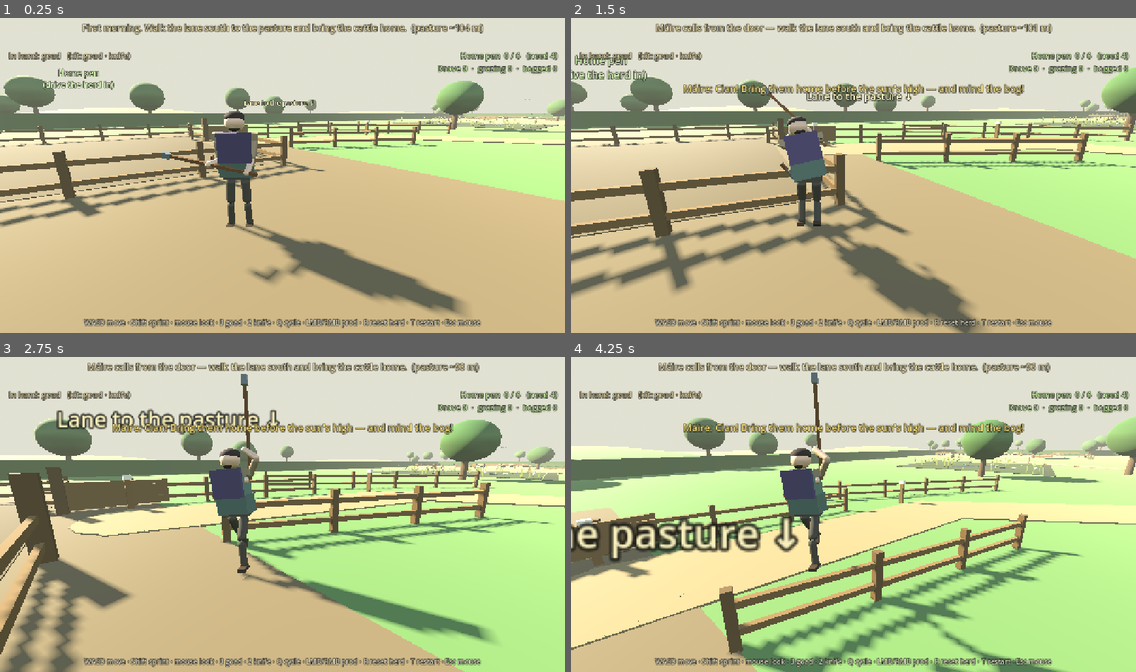
Above: before the commit, frames 1-4 (two rows, left to right).
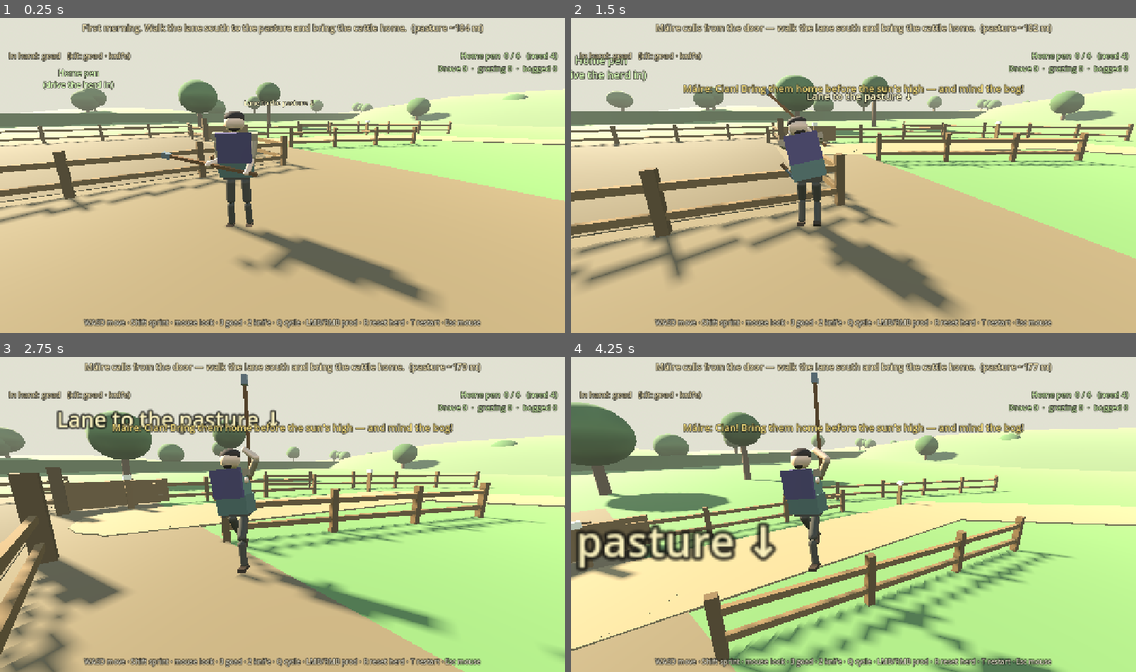
Above: after the commit, the same moments.

Repository: fortins4/devPlayground
Game: Godot game, scene res://scenes/prologue/opening_cattle_drive.tscn
Same seed, same stepped clock (60 frames per second), same inputs: the game is played once before the commit and once after it. This scene is started directly instead of the project's main scene.
Inputs (mouse positions are in pixels of both pictures, inside the frame that each line leads up to):
- Up to frame 1 (0.25 s): no input
- Up to frame 2 (1.5 s): tap Enter at 0.5 s; move the mouse to (881, 172) at 0.52 s; hold Right mouse button (attack_heavy) 0.53-1.28 s; hold W (move_forward) from 0.53 s (still down); click (881, 172) at 0.67 s; tap Space (jump) at 0.77 s; move the mouse to (825, 175) at 1.27 s; click (825, 175) at 1.35 s
- Up to frame 3 (2.75 s): keep holding W (move_forward); tap Space (jump) at 1.52 s; move the mouse to (293, 508) at 2.02 s; hold H (band_toggle) from 2.03 s (still down)
- Up to frame 4 (4.25 s): keep holding W (move_forward); move the mouse to (847, 517) at 2.77 s; release H (band_toggle) at 2.78 s; tap Ctrl (crouch) at 2.85 s; click (847, 517) at 2.92 s; tap Space (jump) at 3.02, 3.77 s; move the mouse to (893, 517) at 3.52 s; hold Q (cycle_weapon) from 3.53 s (still down)

The runs differ from the first frame. In frame 1, 12% of the frame differs, in the area x 0-100%, y 2-95%; in frame 2, 15%; in frame 3, 17%; in frame 4, 28%, in the area x 0-100%, y 1-100%.

Commit message:
feat(prologue): seclude cattle pasture behind hills and bog
Pull the grazing pasture farther south-west (~180 m from the house) into
a hollow tucked behind low rolling ridges and bog ground so the herd is
out of sight of the farmhouse. Extend PathMarkers (Bend6–8) around the
new terrain, shift BogZone beside the mid/far lane, and keep Máire
callout + early S-bends. Combat untouched; Home pen HUD unchanged.

Diff:
--- a/scenes/prologue/opening_cattle_drive.tscn
+++ b/scenes/prologue/opening_cattle_drive.tscn
@@ -33,7 +33,7 @@
 size = Vector3(12.6, 2.4, 10.6)
 
 [sub_resource type="BoxShape3D" id="Shape_bog"]
-size = Vector3(18, 2, 18)
+size = Vector3(22, 2, 22)
 
 [sub_resource type="BoxShape3D" id="Shape_pasture"]
 size = Vector3(40, 2.4, 28)
@@ -48,7 +48,7 @@
 light_color = Color(1, 0.92, 0.8, 1)
 light_energy = 1.2
 shadow_enabled = true
-directional_shadow_max_distance = 140.0
+directional_shadow_max_distance = 240.0
 
 [node name="PathMarkers" type="Node3D" parent="."]
 
@@ -65,13 +65,22 @@
 transform = Transform3D(1, 0, 0, 0, 1, 0, 0, 0, 1, -18, 0, 54)
 
 [node name="Bend4" type="Marker3D" parent="PathMarkers"]
-transform = Transform3D(1, 0, 0, 0, 1, 0, 0, 0, 1, 0, 0, 68)
+transform = Transform3D(1, 0, 0, 0, 1, 0, 0, 0, 1, -5, 0, 74)
 
 [node name="Bend5" type="Marker3D" parent="PathMarkers"]
-transform = Transform3D(1, 0, 0, 0, 1, 0, 0, 0, 1, 16, 0, 82)
+transform = Transform3D(1, 0, 0, 0, 1, 0, 0, 0, 1, 14, 0, 96)
+
+[node name="Bend6" type="Marker3D" parent="PathMarkers"]
+transform = Transform3D(1, 0, 0, 0, 1, 0, 0, 0, 1, 22, 0, 122)
+
+[node name="Bend7" type="Marker3D" parent="PathMarkers"]
+transform = Transform3D(1, 0, 0, 0, 1, 0, 0, 0, 1, 6, 0, 148)
+
+[node name="Bend8" type="Marker3D" parent="PathMarkers"]
+transform = Transform3D(1, 0, 0, 0, 1, 0, 0, 0, 1, -20, 0, 168)
 
 [node name="PastureMouth" type="Marker3D" parent="PathMarkers"]
-transform = Transform3D(1, 0, 0, 0, 1, 0, 0, 0, 1, 10, 0, 96)
+transform = Transform3D(1, 0, 0, 0, 1, 0, 0, 0, 1, -28, 0, 178)
 
 [node name="HomeZone" type="Area3D" parent="."]
 transform = Transform3D(1, 0, 0, 0, 1, 0, 0, 0, 1, 7, 1.2, 6.5)
@@ -83,7 +92,7 @@
 shape = SubResource("Shape_home")
 
 [node name="BogZone" type="Area3D" parent="."]
-transform = Transform3D(1, 0, 0, 0, 1, 0, 0, 0, 1, 9, 1, 55)
+transform = Transform3D(1, 0, 0, 0, 1, 0, 0, 0, 1, 28, 1, 118)
 collision_layer = 0
 collision_mask = 1
 monitorable = false
@@ -92,7 +101,7 @@
 shape = SubResource("Shape_bog")
 
 [node name="PastureZone" type="Area3D" parent="."]
-transform = Transform3D(1, 0, 0, 0, 1, 0, 0, 0, 1, 10, 1.2, 112)
+transform = Transform3D(1, 0, 0, 0, 1, 0, 0, 0, 1, -25, 1.2, 192)
 collision_layer = 0
 collision_mask = 2
 monitorable = false
@@ -106,27 +115,27 @@
 [node name="Herd" type="Node3D" parent="."]
 
 [node name="Cow0" parent="Herd" instance=ExtResource("5_cow")]
-transform = Transform3D(0.9397, 0, -0.3420, 0, 1, 0, 0.3420, 0, 0.9397, 4, 0.1, 108)
+transform = Transform3D(0.9397, 0, -0.3420, 0, 1, 0, 0.3420, 0, 0.9397, -31, 0.1, 188)
 cow_id = 0
 
 [node name="Cow1" parent="Herd" instance=ExtResource("5_cow")]
-transform = Transform3D(0.8192, 0, 0.5736, 0, 1, 0, -0.5736, 0, 0.8192, 9, 0.1, 111)
+transform = Transform3D(0.8192, 0, 0.5736, 0, 1, 0, -0.5736, 0, 0.8192, -26, 0.1, 191)
 cow_id = 1
 
 [node name="Cow2" parent="Herd" instance=ExtResource("5_cow")]
-transform = Transform3D(0.3420, 0, -0.9397, 0, 1, 0, 0.9397, 0, 0.3420, 14, 0.1, 107)
+transform = Transform3D(0.3420, 0, -0.9397, 0, 1, 0, 0.9397, 0, 0.3420, -21, 0.1, 187)
 cow_id = 2
 
 [node name="Cow3" parent="Herd" instance=ExtResource("5_cow")]
-transform = Transform3D(-0.8660, 0, -0.5000, 0, 1, 0, 0.5000, 0, -0.8660, 7, 0.1, 116)
+transform = Transform3D(-0.8660, 0, -0.5000, 0, 1, 0, 0.5000, 0, -0.8660, -28, 0.1, 196)
 cow_id = 3
 
 [node name="Cow4" parent="Herd" instance=ExtResource("5_cow")]
-transform = Transform3D(-0.3420, 0, 0.9397, 0, 1, 0, -0.9397, 0, -0.3420, 17, 0.1, 114)
+transform = Transform3D(-0.3420, 0, 0.9397, 0, 1, 0, -0.9397, 0, -0.3420, -18, 0.1, 194)
 cow_id = 4
 
 [node name="Cow5" parent="Herd" instance=ExtResource("5_cow")]
-transform = Transform3D(0.9848, 0, -0.1736, 0, 1, 0, 0.1736, 0, 0.9848, 12, 0.1, 120)
+transform = Transform3D(0.9848, 0, -0.1736, 0, 1, 0, 0.1736, 0, 0.9848, -23, 0.1, 200)
 cow_id = 5
 
 [node name="Player" parent="." instance=ExtResource("4_player")]
--- a/scripts/prologue/opening_farm_greybox.gd
+++ b/scripts/prologue/opening_farm_greybox.gd
@@ -1,7 +1,7 @@
 @tool
 extends Node3D
 ## Greybox geometry for the first-morning cattle drive (house · byre · home pen · twisting
-## lane · pasture · bog edge · west ditch · neighbours' ringfort silhouette).
+## lane · secluded pasture behind low hills/bogs · bog edge · west ditch · neighbours' ringfort).
 ##
 ## Builds plain boxes/prisms/cylinders at _ready into an un-owned child, so the layout shows in
 ## the editor (tool script) but nothing generated is serialized into the .tscn. Gameplay nodes
@@ -66,6 +66,7 @@
 	_build_lane(path)
 	_build_pasture()
 	_build_bog()
+	_build_secluding_hills()
 	_build_edges()
 	_build_ringfort(Vector3(-78.0, 0.0, 42.0), 16.0)
 	_build_trees(path)
@@ -105,13 +106,13 @@
 	_gen.add_child(ground)
 	var shape := CollisionShape3D.new()
 	var bs := BoxShape3D.new()
-	bs.size = Vector3(360.0, 1.0, 360.0)
+	bs.size = Vector3(420.0, 1.0, 460.0)
 	shape.shape = bs
-	shape.position = Vector3(0.0, -0.5, 40.0)
+	shape.position = Vector3(-10.0, -0.5, 80.0)
 	ground.add_child(shape)
-	_mesh_box(ground, Vector3(0.0, -0.05, 40.0), Vector3(360.0, 0.1, 360.0), C_GRASS)
-	# Low, rolling south-Leinster farmland: a few broad flattened swells far off (no mountain).
-	for swell in [Vector3(80, 0, 10), Vector3(-60, 0, 130), Vector3(90, 0, 150), Vector3(-120, 0, -30)]:
+	_mesh_box(ground, Vector3(-10.0, -0.05, 80.0), Vector3(420.0, 0.1, 460.0), C_GRASS)
+	# Low, rolling south-Leinster farmland: broad flattened swells far off (no mountain).
+	for swell in [Vector3(80, 0, 10), Vector3(-60, 0, 130), Vector3(90, 0, 150), Vector3(-120, 0, -30), Vector3(70, 0, 210)]:
 		var s := _mesh_sphere(_gen, swell + Vector3(0, -6.0, 0), 34.0, C_GRASS.darkened(0.04))
 		s.scale = Vector3(1.6, 0.28, 1.2)
 
@@ -202,7 +203,7 @@
 
 
 func _build_pasture() -> void:
-	var box := _zone_box(pasture_zone_path, Vector3(10.0, 1.0, 112.0), Vector3(40.0, 2.0, 28.0))
+	var box := _zone_box(pasture_zone_path, Vector3(-25.0, 1.0, 192.0), Vector3(40.0, 2.0, 28.0))
 	var c := box.get_center()
 	_mesh_box(_gen, Vector3(c.x, 0.02, c.z), Vector3(box.size.x, 0.03, box.size.z), C_PASTURE)
 	var x0 := box.position.x
@@ -223,7 +224,7 @@
 
 
 func _build_bog() -> void:
-	var box := _zone_box(bog_zone_path, Vector3(9.0, 1.0, 55.0), Vector3(18.0, 2.0, 18.0))
+	var box := _zone_box(bog_zone_path, Vector3(28.0, 1.0, 118.0), Vector3(22.0, 2.0, 22.0))
 	var c := box.get_center()
 	_mesh_box(_gen, Vector3(c.x, 0.03, c.z), Vector3(box.size.x, 0.05, box.size.z), C_BOG)
 	var rng := RandomNumberGenerator.new()
@@ -243,20 +244,73 @@
 		var px := rng.randf_range(box.position.x, box.end.x)
 		var pz := rng.randf_range(box.position.z, box.end.z)
 		_mesh_sphere(_gen, Vector3(px, 0.35, pz), 0.12, C_STAKE_TOP)
+	# Extra visual bog saddle west of the lane (no Area3D — line-of-sight + pastoral read).
+	_build_bog_patch(Vector3(-8.0, 0.0, 100.0), Vector3(24.0, 2.0, 20.0), 5521)
+	_build_bog_patch(Vector3(-32.0, 0.0, 155.0), Vector3(20.0, 2.0, 16.0), 7733)
+
+
+func _build_bog_patch(center: Vector3, size: Vector3, seed_val: int) -> void:
+	var half := size * 0.5
+	var box := AABB(center - half, size)
+	_mesh_box(_gen, Vector3(center.x, 0.03, center.z), Vector3(size.x, 0.05, size.z), C_BOG)
+	var rng := RandomNumberGenerator.new()
+	rng.seed = seed_val
+	for i in 5:
+		var px := rng.randf_range(box.position.x + 2.0, box.end.x - 2.0)
+		var pz := rng.randf_range(box.position.z + 2.0, box.end.z - 2.0)
+		var pool := _mesh_cyl(_gen, Vector3(px, 0.06, pz), 1.0, 1.0, 0.03, C_BOG_WATER)
+		pool.scale = Vector3(rng.randf_range(1.0, 2.2), 1.0, rng.randf_range(0.8, 1.7))
+	for i in 28:
+		var px := rng.randf_range(box.position.x, box.end.x)
+		var pz := rng.randf_range(box.position.z, box.end.z)
+		var h := rng.randf_range(0.55, 1.2)
+		_mesh_box(_gen, Vector3(px, h * 0.5, pz), Vector3(0.08, h, 0.08), C_REED)
+	for i in 10:
+		var px := rng.randf_range(box.position.x, box.end.x)
+		var pz := rng.randf_range(box.position.z, box.end.z)
+		_mesh_sphere(_gen, Vector3(px, 0.35, pz), 0.12, C_STAKE_TOP)
+
+
+func _build_secluding_hills() -> void:
+	## Low rolling ridges between the farmhouse and the secluded pasture — visual blockers only
+	## (no collision), kept off the lane so the drove still walks flat ground.
+	# Near ridge: first screen from the yard looking south (~z 88–110).
+	_hill(Vector3(2.0, 0.0, 92.0), 38.0, Vector3(1.9, 0.42, 1.15), C_BANK.lightened(0.08))
+	_hill(Vector3(-22.0, 0.0, 105.0), 32.0, Vector3(1.7, 0.38, 1.25), C_GRASS.darkened(0.06))
+	_hill(Vector3(18.0, 0.0, 108.0), 30.0, Vector3(1.5, 0.36, 1.2), C_BANK)
+	# Mid ridge: second fold before the hollow (~z 135–155).
+	_hill(Vector3(-6.0, 0.0, 142.0), 40.0, Vector3(2.0, 0.48, 1.2), C_GRASS.darkened(0.05))
+	_hill(Vector3(20.0, 0.0, 138.0), 28.0, Vector3(1.6, 0.4, 1.15), C_BANK.lightened(0.05))
+	_hill(Vector3(-38.0, 0.0, 150.0), 34.0, Vector3(1.55, 0.44, 1.3), C_HEDGE.lightened(0.15))
+	# Flanking knoll east of the pasture mouth — tucks the hollow.
+	_hill(Vector3(8.0, 0.0, 175.0), 26.0, Vector3(1.4, 0.4, 1.35), C_BANK)
+	_hill(Vector3(-48.0, 0.0, 185.0), 30.0, Vector3(1.5, 0.36, 1.2), C_GRASS.darkened(0.04))
+	# Soft bank lips so the pasture floor reads as a hollow.
+	_mesh_box(_gen, Vector3(-25.0, 0.55, 176.0), Vector3(36.0, 1.1, 2.4), C_BANK)
+	_mesh_box(_gen, Vector3(-8.0, 0.7, 192.0), Vector3(2.2, 1.4, 24.0), C_HEDGE)
+	_mesh_box(_gen, Vector3(-42.0, 0.7, 192.0), Vector3(2.2, 1.4, 24.0), C_HEDGE)
+
+
+func _hill(center: Vector3, radius: float, scl: Vector3, color: Color) -> void:
+	# Sphere sunk below grade then scaled flat — crest height ≈ radius * scl.y - sink.
+	var sink := radius * scl.y * 0.55
+	var s := _mesh_sphere(_gen, center + Vector3(0.0, -sink, 0.0), radius, color)
+	s.scale = scl
 
 
 func _build_edges() -> void:
-	# West ditch + bank: the farm edge beyond the lane (cattle cannot climb the bank).
-	_mesh_box(_gen, Vector3(-27.0, 0.02, 60.0), Vector3(2.6, 0.05, 100.0), C_DITCH)
-	_solid_box(_gen, Vector3(-25.2, 0.35, 60.0), Vector3(0.9, 0.7, 100.0), C_BANK)
-	_solid_box(_gen, Vector3(-28.8, 0.45, 60.0), Vector3(1.0, 0.9, 100.0), C_HEDGE)
-	# East hedge bank (field boundary) and south hedge behind the pasture.
-	_solid_box(_gen, Vector3(34.0, 0.9, 58.0), Vector3(1.6, 1.8, 150.0), C_HEDGE)
-	_solid_box(_gen, Vector3(2.0, 0.9, 133.0), Vector3(66.0, 1.8, 1.6), C_HEDGE)
+	# West ditch + bank: the farm edge beyond the early lane (cattle cannot climb the bank).
+	_mesh_box(_gen, Vector3(-27.0, 0.02, 70.0), Vector3(2.6, 0.05, 140.0), C_DITCH)
+	_solid_box(_gen, Vector3(-25.2, 0.35, 70.0), Vector3(0.9, 0.7, 140.0), C_BANK)
+	_solid_box(_gen, Vector3(-28.8, 0.45, 70.0), Vector3(1.0, 0.9, 140.0), C_HEDGE)
+	# East hedge bank (field boundary) and south hedge behind the secluded pasture.
+	_solid_box(_gen, Vector3(42.0, 0.9, 90.0), Vector3(1.6, 1.8, 220.0), C_HEDGE)
+	var pas := _zone_box(pasture_zone_path, Vector3(-25.0, 1.0, 192.0), Vector3(40.0, 2.0, 28.0))
+	_solid_box(_gen, Vector3(pas.get_center().x, 0.9, pas.end.z + 3.0), Vector3(pas.size.x + 18.0, 1.8, 1.6), C_HEDGE)
 	# North hedge behind the farmstead.
 	_solid_box(_gen, Vector3(0.0, 0.9, -14.0), Vector3(70.0, 1.8, 1.4), C_HEDGE)
 	# Short ditch along the bog's lane side (visual cue: "wet ground starts here").
-	var box := _zone_box(bog_zone_path, Vector3(9.0, 1.0, 55.0), Vector3(18.0, 2.0, 18.0))
+	var box := _zone_box(bog_zone_path, Vector3(28.0, 1.0, 118.0), Vector3(22.0, 2.0, 22.0))
 	_mesh_box(_gen, Vector3(box.position.x - 0.6, 0.025, box.get_center().z), Vector3(1.0, 0.05, box.size.z + 2.0), C_DITCH)
 
 
@@ -285,15 +339,15 @@
 	rng.seed = 1169
 	var placed := 0
 	var tries := 0
-	while placed < 46 and tries < 600:
+	while placed < 58 and tries < 800:
 		tries += 1
-		var p := Vector3(rng.randf_range(-60.0, 60.0), 0.0, rng.randf_range(-40.0, 150.0))
+		var p := Vector3(rng.randf_range(-70.0, 70.0), 0.0, rng.randf_range(-40.0, 220.0))
 		if _near_lane(p, path, 7.0):
 			continue
 		if p.x > -18.0 and p.x < 20.0 and p.z > -10.0 and p.z < 18.0:
 			continue  # farmstead
-		var bog := _zone_box(bog_zone_path, Vector3(9.0, 1.0, 55.0), Vector3(18.0, 2.0, 18.0)).grow(1.0)
-		var pas := _zone_box(pasture_zone_path, Vector3(10.0, 1.0, 112.0), Vector3(40.0, 2.0, 28.0)).grow(1.0)
+		var bog := _zone_box(bog_zone_path, Vector3(28.0, 1.0, 118.0), Vector3(22.0, 2.0, 22.0)).grow(1.0)
+		var pas := _zone_box(pasture_zone_path, Vector3(-25.0, 1.0, 192.0), Vector3(40.0, 2.0, 28.0)).grow(1.0)
 		if _in_xz(bog, p) or _in_xz(pas, p):
 			continue
 		if p.distance_to(Vector3(-78, 0, 42)) < 22.0:
@@ -310,9 +364,9 @@
 	_label(Vector3(7.0, 4.6, -2.6), "Byre", 40, Color(0.95, 0.9, 0.75))
 	var home := _zone_box(home_zone_path, Vector3(7.0, 1.2, 6.5), Vector3(12.6, 2.4, 10.6))
 	_label(home.get_center() + Vector3(0, 2.0, 0), "Home pen\n(drive the herd in)", 34, Color(0.7, 0.92, 0.55))
-	var pas := _zone_box(pasture_zone_path, Vector3(10.0, 1.0, 112.0), Vector3(40.0, 2.0, 28.0))
-	_label(pas.get_center() + Vector3(0, 4.5, -6.0), "Pasture", 46, Color(0.85, 0.95, 0.7))
-	var bog := _zone_box(bog_zone_path, Vector3(9.0, 1.0, 55.0), Vector3(18.0, 2.0, 18.0))
+	var pas := _zone_box(pasture_zone_path, Vector3(-25.0, 1.0, 192.0), Vector3(40.0, 2.0, 28.0))
+	_label(pas.get_center() + Vector3(0, 4.5, -6.0), "Secluded pasture", 46, Color(0.85, 0.95, 0.7))
+	var bog := _zone_box(bog_zone_path, Vector3(28.0, 1.0, 118.0), Vector3(22.0, 2.0, 22.0))
 	_label(bog.get_center() + Vector3(0, 2.6, 0), "Bog edge — cattle bog down here", 34, Color(0.75, 0.85, 0.6))
 	_label(Vector3(-27.0, 2.4, 40.0), "Ditch (farm edge)", 30, Color(0.7, 0.8, 0.6))
 	if path.size() >= 2:
--- a/tools/smoke_opening_cattle_drive.gd
+++ b/tools/smoke_opening_cattle_drive.gd
@@ -5,7 +5,7 @@
 ##   godot --headless --path . --fixed-fps 60 --script res://tools/smoke_opening_cattle_drive.gd
 
 const SCENE := "res://scenes/prologue/opening_cattle_drive.tscn"
-const DRIVE_LIMIT_SECS := 360.0
+const DRIVE_LIMIT_SECS := 480.0
 
 var _fail := false
 
@@ -90,7 +90,7 @@
 			herded += 1
 	print("SMOKE stirred_herd=%d/%d" % [herded, cows.size()])
 	_check(herded == cows.size(), "first goad should stir the whole herd")
-	player.global_position = Vector3(-20, 0.2, 95)
+	player.global_position = centroid + Vector3(-45.0, 0.2, 10.0)
 	await _wait_physics(14.0)
 	var moved := cow0.global_position.distance_to(start0)
 	var fresh := float(cow0.call("drive_freshness"))
Not shown, changed: scenes/prologue/README.md
